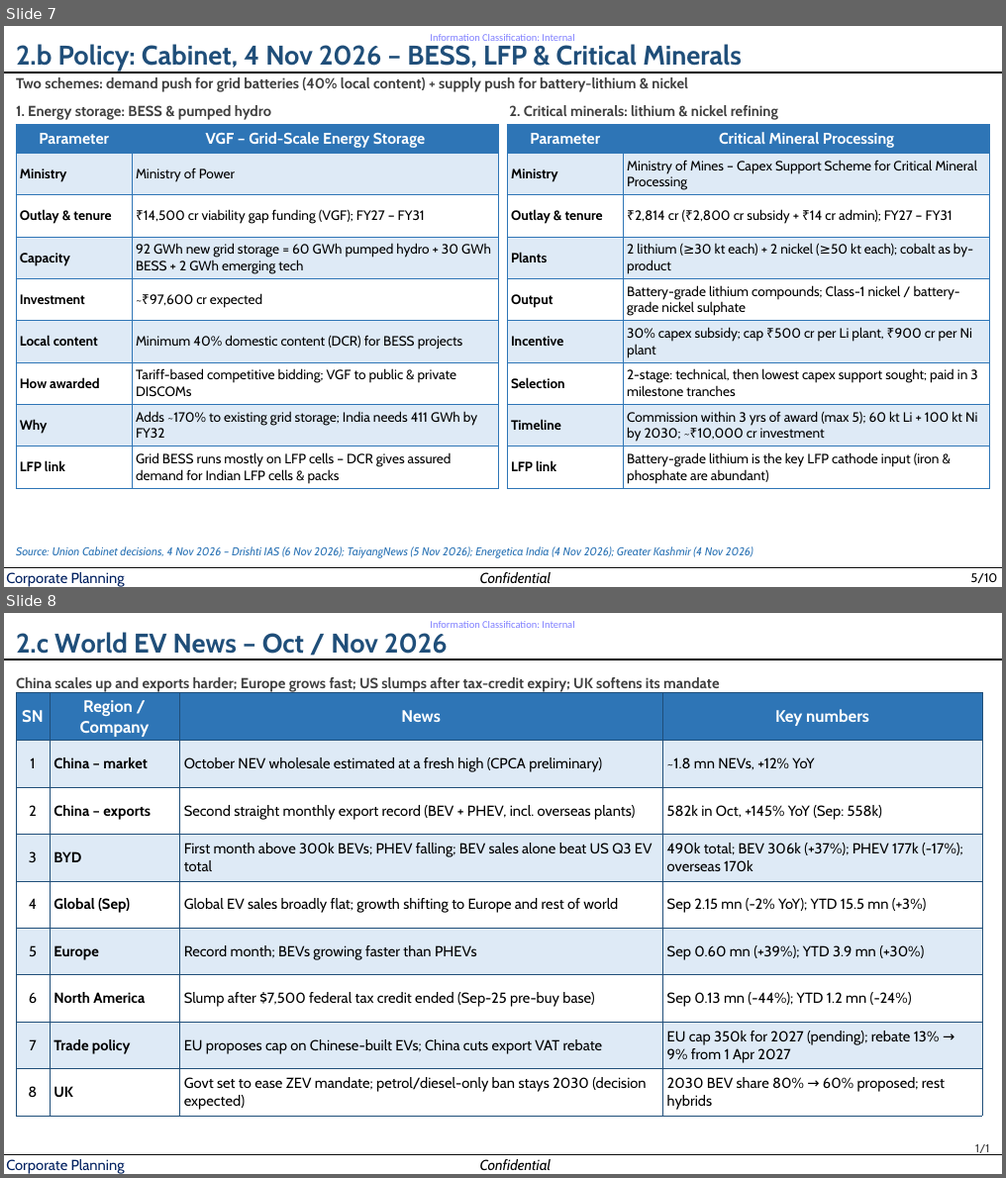
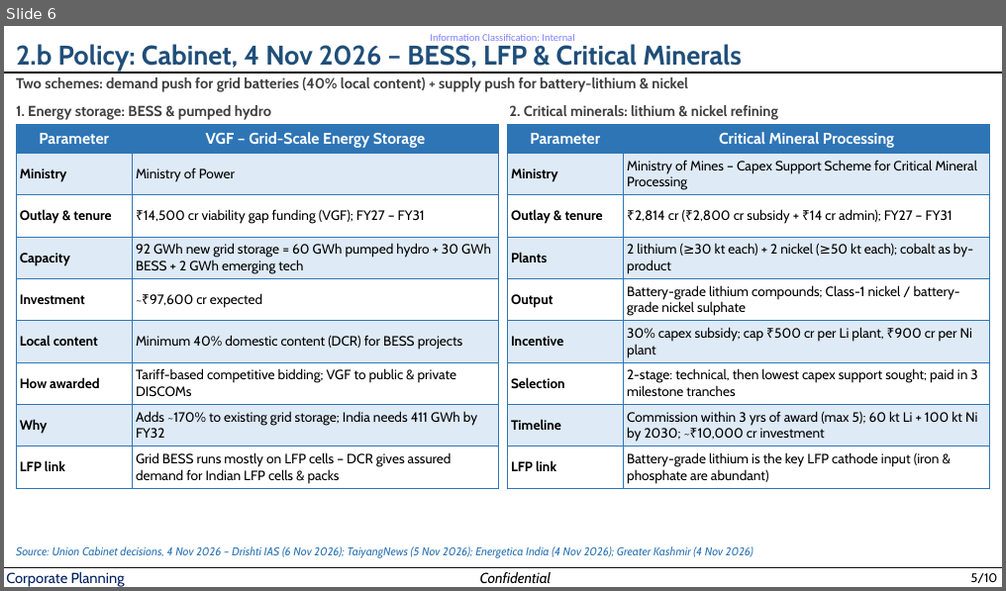
Before and after one commit to Crypto-ashish/bess, a slide deck: EV study 10nov.pptx. Shown one above the other, each under a label of ours: slides 7 and 8 before the commit, slide 6 after it. The pictures are 1006x1178 and 1006x591 pixels, drawn with LibreOffice and Linux fonts; fonts in the diff are those of the drawing. Boxes give left, top, right and bottom in pixels: in the first picture for what was removed or moved away, otherwise in the second. Text is boxed around its words. In the diff, an @@ line names an element or a change of style, - is before the commit and + after.

```diff
--- a/EV study 10nov.pptx
+++ b/EV study 10nov.pptx
@@ slide 8 removed at bbox=[4, 613, 1002, 1174], background #FFFFFF; not listed: 5 template elements that a slide beside it also shows @@
@@ text removed at bbox=[16, 632, 448, 654] @@
-2.c World EV News – Oct / Nov 2026
@@ text removed at bbox=[16, 677, 719, 693] @@
-China scales up and exports harder; Europe grows fast; US slumps after tax-credit expiry; UK softens its mandate
@@ table removed at bbox=[16, 693, 983, 1116], 9 rows, 4 columns @@
-SN | Region / Company | News | Key numbers
-1 | China – market | October NEV wholesale estimated at a fresh high (CPCA preliminary) | ~1.8 mn NEVs, +12% YoY
-2 | China – exports | Second straight monthly export record (BEV + PHEV, incl. overseas plants) | 582k in Oct, +145% YoY (Sep: 558k)
-3 | BYD | First month above 300k BEVs; PHEV falling; BEV sales alone beat US Q3 EV total | 490k total; BEV 306k (+37%); PHEV 177k (-17%); overseas 170k
-4 | Global (Sep) | Global EV sales broadly flat; growth shifting to Europe and rest of world | Sep 2.15 mn (-2% YoY); YTD 15.5 mn (+3%)
-5 | Europe | Record month; BEVs growing faster than PHEVs | Sep 0.60 mn (+39%); YTD 3.9 mn (+30%)
-6 | North America | Slump after $7,500 federal tax credit ended (Sep-25 pre-buy base) | Sep 0.13 mn (-44%); YTD 1.2 mn (-24%)
-7 | Trade policy | EU proposes cap on Chinese-built EVs; China cuts export VAT rebate | EU cap 350k for 2027 (pending); rebate 13% → 9% from 1 Apr 2027
-8 | UK | Govt set to ease ZEV mandate; petrol/diesel-only ban stays 2030 (decision expected) | 2030 BEV share 80% → 60% proposed; rest hybrids
@@ text removed at bbox=[975, 1145, 989, 1156] @@
-1/1
@@ what was slide 7 is now slide 6 @@
```
Also in this commit, not shown: 3 slides changed, 3 slides added, 1 other slide removed.
